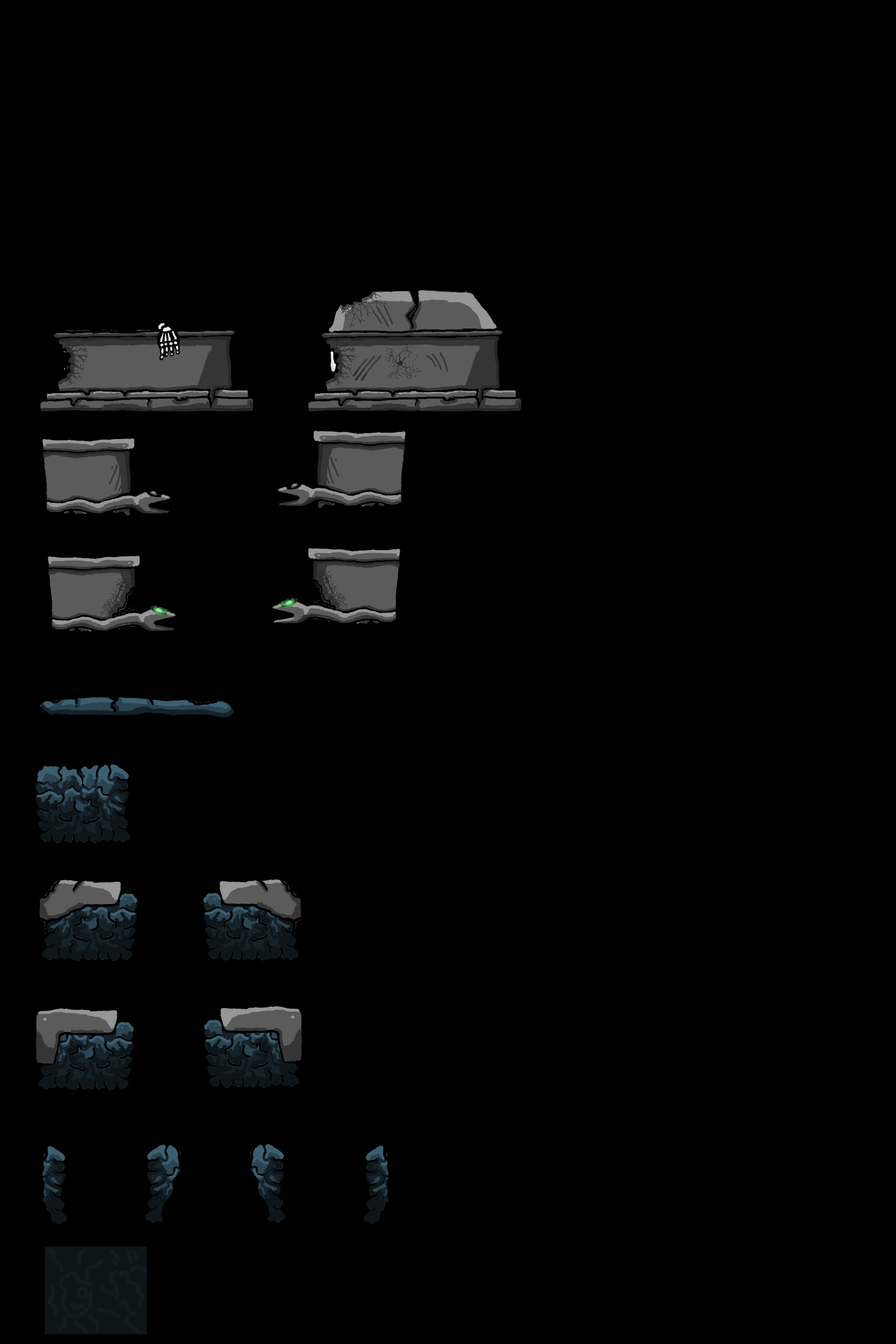
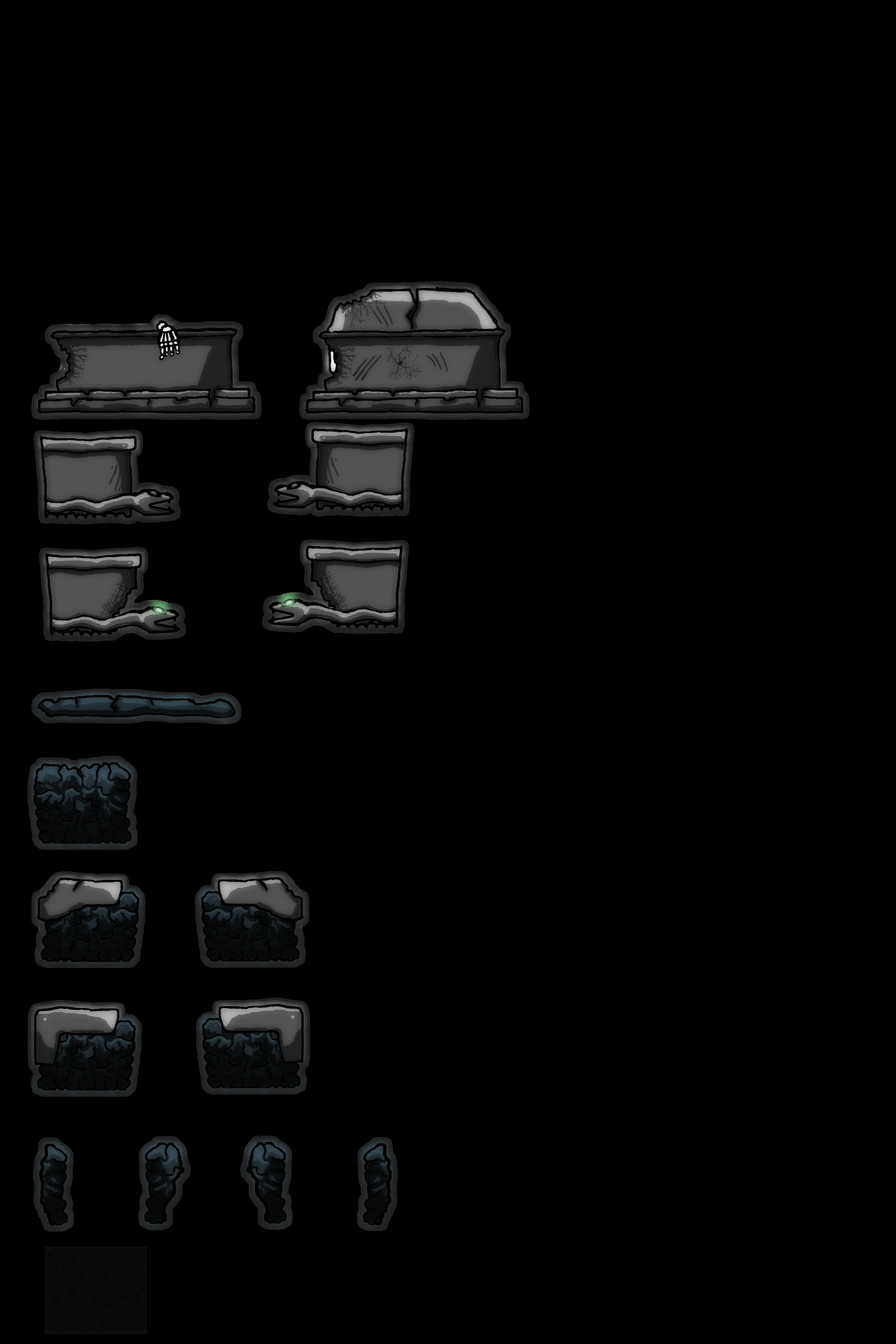
Layered file, before and after one edit (896x1344). Changes by layer:
painted on "Tiles" over 27, 280, 530, 1335
